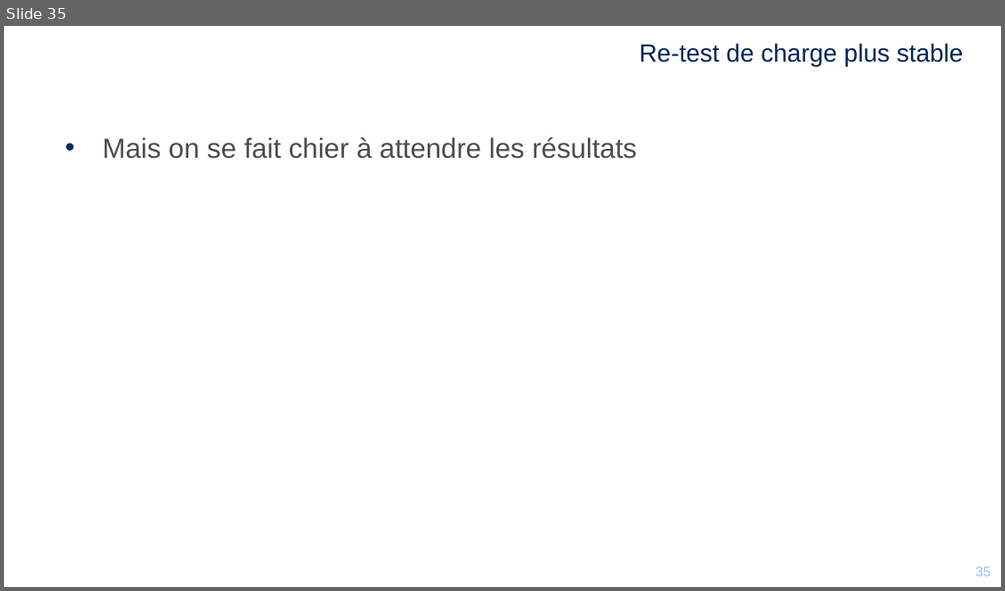
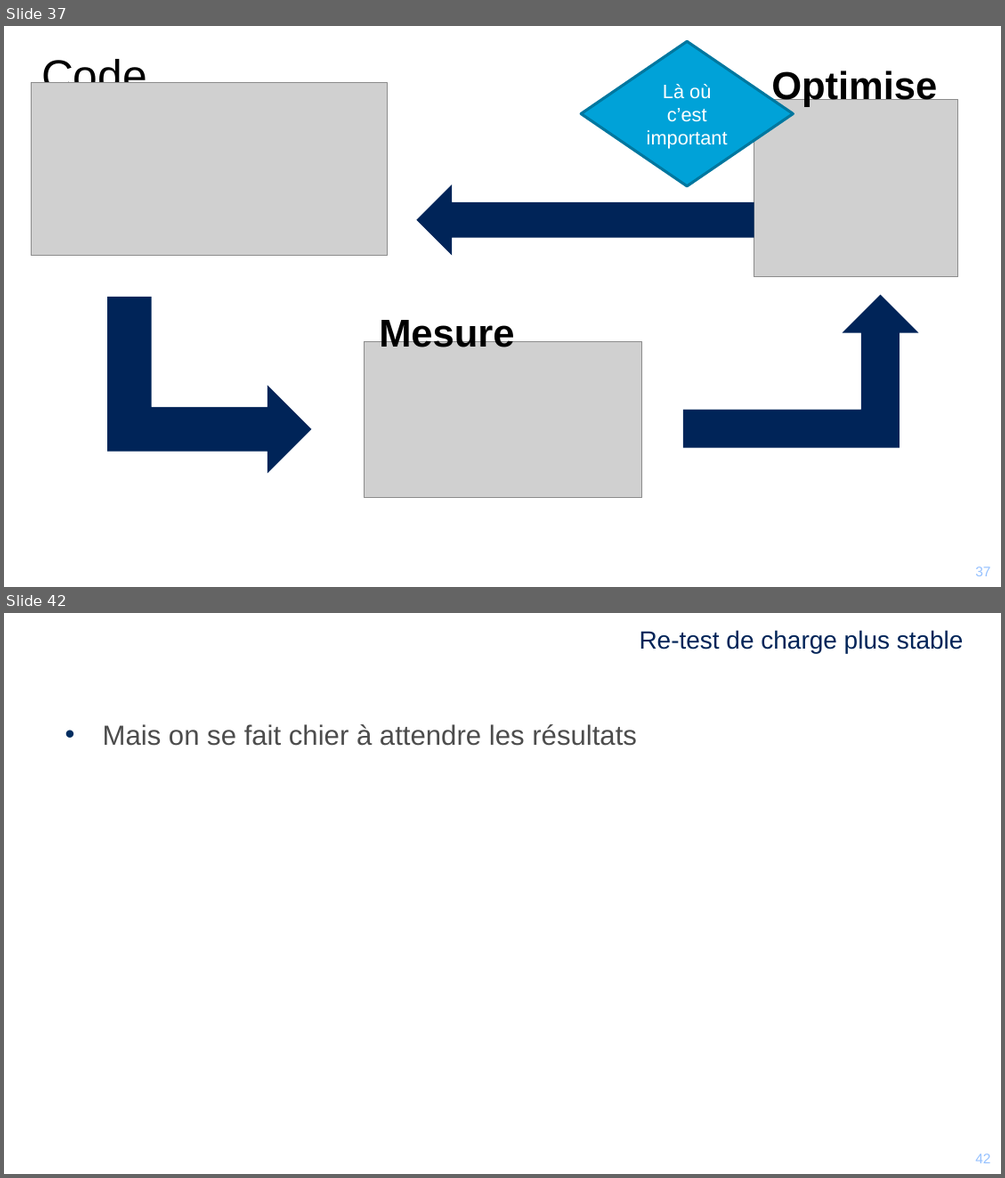
Before and after one commit to mikrob/perfuniversity, a slide deck: PerfUniversity.pptx. Shown one above the other, each under a label of ours: slide 35 before the commit, slides 37 and 42 after it; the slides between them are not shown. The pictures are 1005x591 and 1005x1178 pixels, drawn with LibreOffice and Linux fonts; fonts in the diff are those of the drawing; grey boxes stand for pictures; background and template pictures are left out. Boxes give left, top, right and bottom in pixels: in the first picture for what was removed or moved away, otherwise in the second. Text is boxed around its words. In the diff, an @@ line names an element or a change of style, - is before the commit and + after.

```diff
--- a/PerfUniversity.pptx
+++ b/PerfUniversity.pptx
@@ slide 37 added at [4, 26, 1001, 587], background #FFFFFF; not listed: 2 template elements that a slide beside it also shows @@
@@ diamond added at [581, 41, 793, 185], fill #00A2D8, outline #0078A0 2 pt, 14 pt, text #FFFFFF @@
+Là où c’est important
@@ title added at [41, 56, 147, 83], 32 pt, text #000000 @@
+Code
@@ text added at [771, 68, 937, 107], 28 pt, text #000000, bold @@
+Optimise
@@ picture added at [32, 83, 388, 256] @@
@@ picture added at [753, 100, 958, 277] @@
@@ right arrow added at [417, 184, 754, 256], fill #002458 @@
@@ bent up arrow added at [106, 297, 311, 474], fill #002458 @@
@@ text added at [379, 315, 514, 347], 28 pt, text #000000, bold @@
+Mesure
@@ bent up arrow added at [683, 294, 918, 448], fill #002458 @@
@@ picture added at [364, 342, 641, 498] @@
@@ what was slide 35 is now slide 42 @@
@@ page number at [967, 1153, 982, 1163]: text changed @@
-35
+42
@@ page number at [975, 1153, 990, 1163]: text changed @@
-35
+42
```
Also in this commit, not shown: 7 other slides added.
